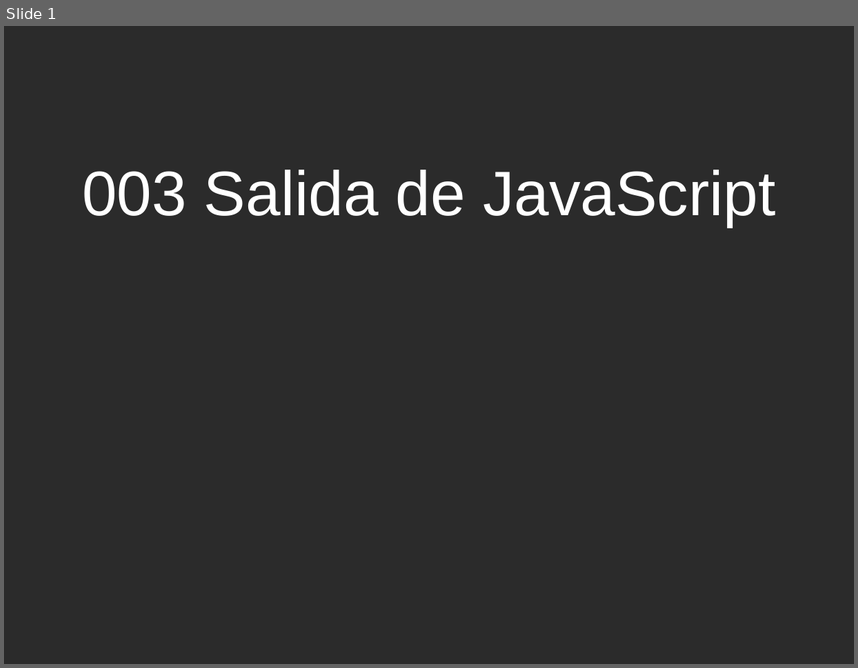
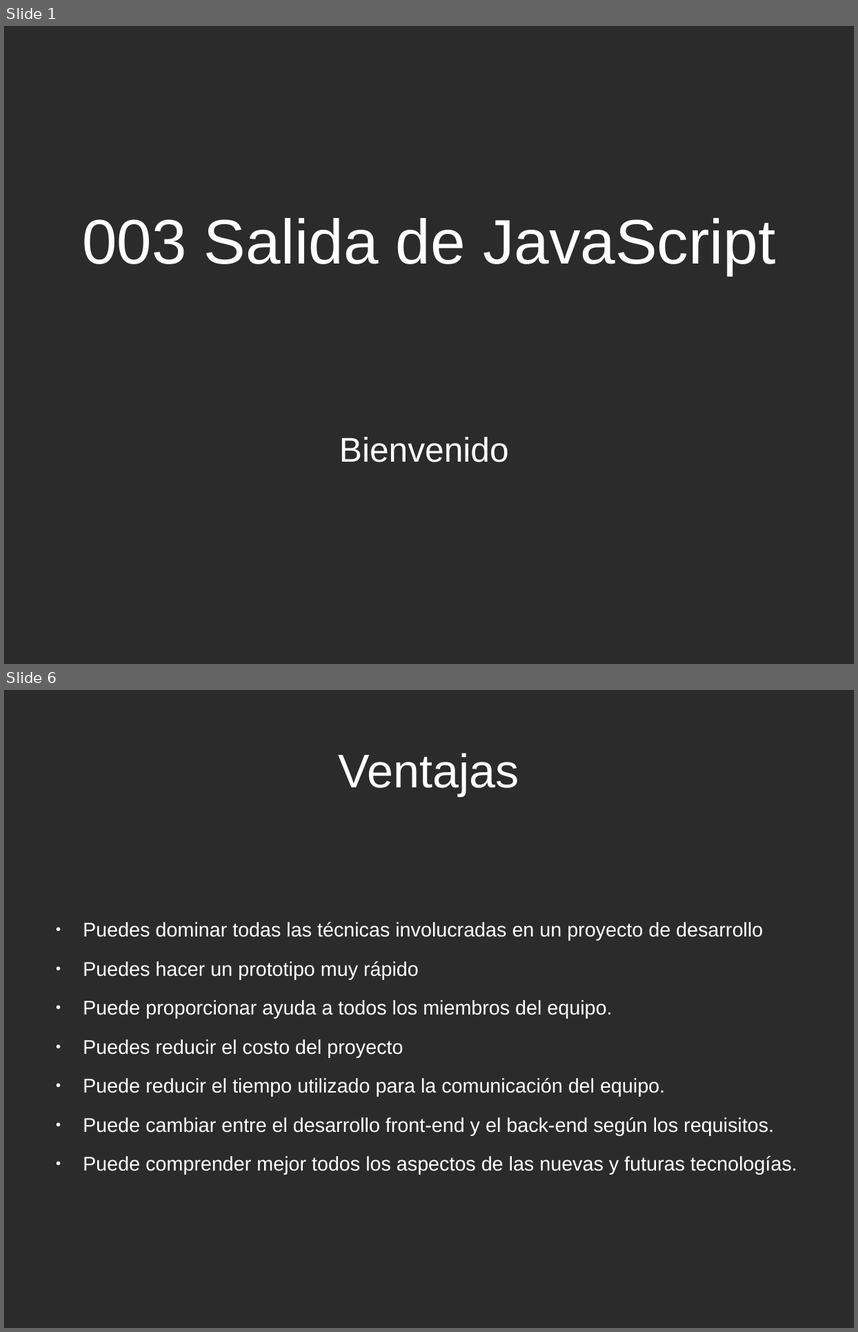
Before and after one commit to caleman9791/Curso_de_JavaScript, a slide deck: 001-Tutorial-de-JavaScript/003-Salida-de-JavaScript/003-Salida-de-JavaScript.odp. Shown one above the other, each under a label of ours: slide 1 before the commit, slides 1 and 6 after it; the slides between them are not shown. The pictures are 858x668 and 858x1332 pixels, drawn with LibreOffice and Linux fonts; fonts in the diff are those of the drawing; background and template pictures are left out; a plain dark background stands for a picture behind light text. Boxes give left, top, right and bottom in pixels: in the first picture for what was removed or moved away, otherwise in the second. Text is boxed around its words. In the diff, an @@ line names an element or a change of style, - is before the commit and + after.

Commit message:
003 video 1 completado y publicado , falta explicar en detalle las salidas en un video 2

```diff
--- a/001-Tutorial-de-JavaScript/003-Salida-de-JavaScript/003-Salida-de-JavaScript.odp
+++ b/001-Tutorial-de-JavaScript/003-Salida-de-JavaScript/003-Salida-de-JavaScript.odp
@@ slide 6 added at (4,690,854,1328), background picture (left out) @@
@@ title added at (339,753,519,796), 44 pt, text #FFFFFF @@
+Ventajas
@@ text added at (83,922,797,1174), 18.5 pt, text #FFFFFF @@
+● Puedes dominar todas las técnicas involucradas en un proyecto de desarrollo
+● Puedes hacer un prototipo muy rápido
+● Puede proporcionar ayuda a todos los miembros del equipo.
+● Puedes reducir el costo del proyecto
+● Puede reducir el tiempo utilizado para la comunicación del equipo.
+● Puede cambiar entre el desarrollo front-end y el back-end según los requisitos.
+● Puede comprender mejor todos los aspectos de las nuevas y futuras tecnologías.
@@ slide 1 changed as well @@
@@ title "003 Salida de JavaScript": place and size @@
-title "003 Salida de JavaScript" at (82,170,775,227)
+title "003 Salida de JavaScript" at (82,218,775,275)
@@ subtitle added at (339,437,509,462), 32 pt, text #FFFFFF @@
+Bienvenido
```
Also in this commit, not shown: 6 other slides added, 2 slides removed, 3 other files.
